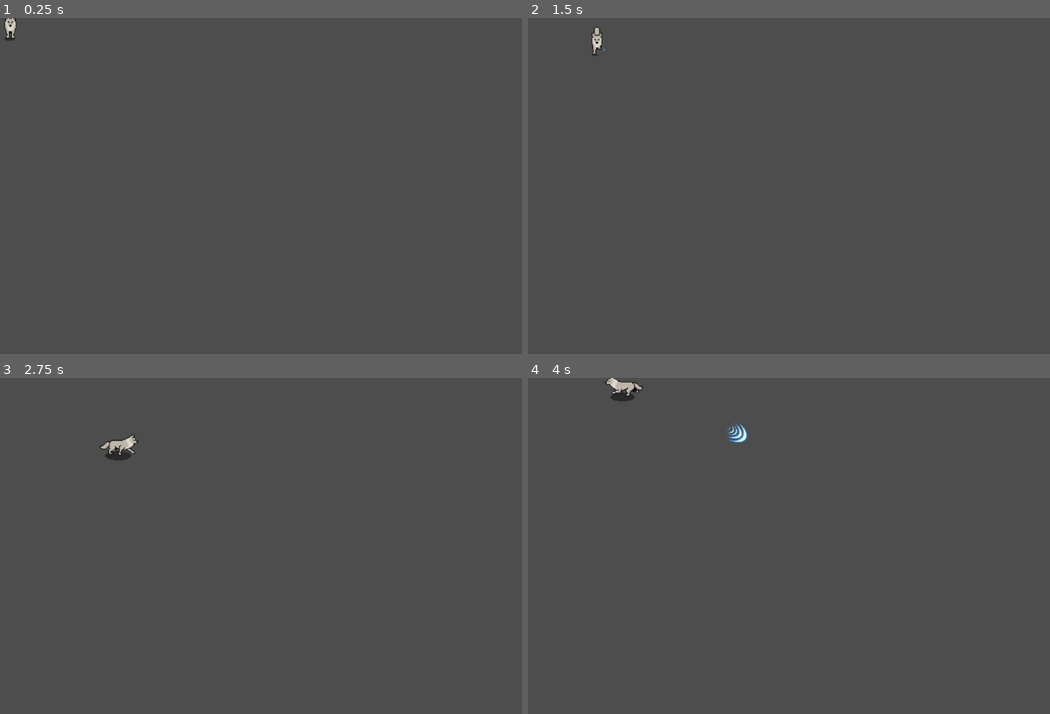
Above: before the commit, frames 1-4 (two rows, left to right).
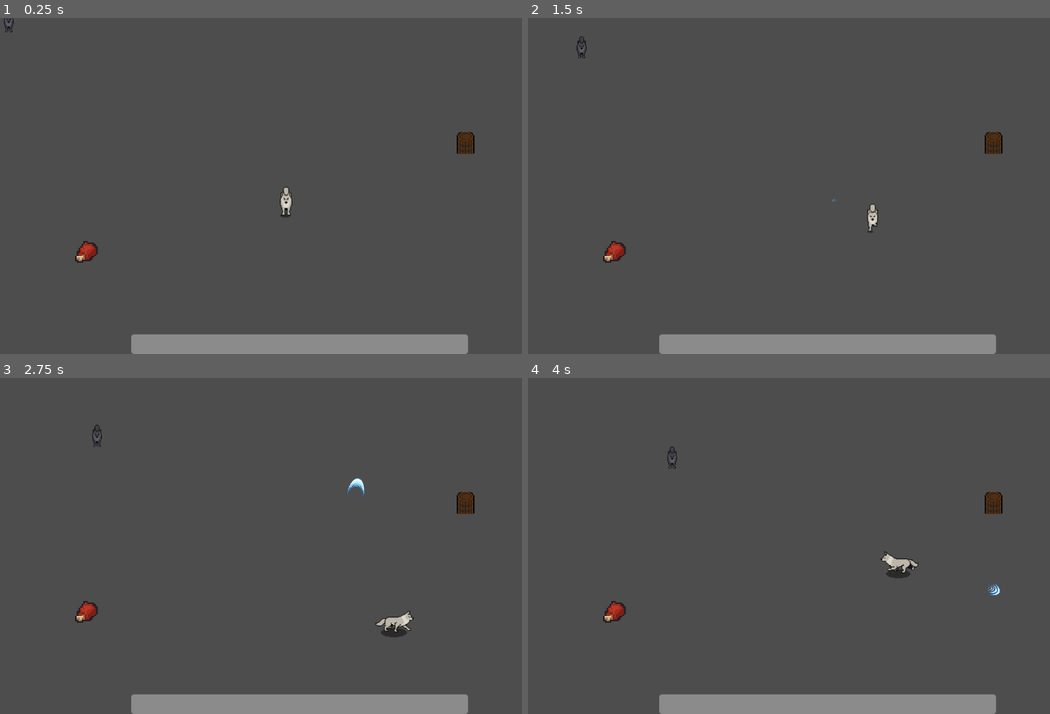
Above: after the commit, the same moments.

Repository: deffeu1/acatalobueno
Game: Godot game, scene res://escenas/main_2.tscn
Two runs of this game, one before a commit and one after it. Both use one fixed random seed, a clock stepped at 60 frames per second and the inputs below. Before the commit the project starts from res://escenas/pj.tscn.
Inputs (mouse positions are in pixels of both pictures, inside the frame that each line leads up to):
- Up to frame 1 (0.25 s): no input
- Up to frame 2 (1.5 s): move the mouse to (961, 169) at 0.52 s; press the mouse at (961, 169) at 0.53 s; hold Right (ui_right) 0.53-1.28 s; move the mouse to (705, 202) at 1.27 s; release the mouse at (705, 202) at 1.28 s; hold Down (ui_down) from 1.28 s (still down); click (705, 202) at 1.35 s
- Up to frame 3 (2.75 s): move the mouse to (360, 472) at 2.02 s; release Down (ui_down) at 2.03 s; press the mouse at (360, 472) at 2.03 s; hold Right (ui_right) from 2.03 s (still down)
- Up to frame 4 (4 s): move the mouse to (799, 613) at 2.77 s; release Right (ui_right) at 2.78 s; release the mouse at (799, 613) at 2.78 s; hold Up (ui_up) 2.78-3.53 s; click (799, 613) at 2.85 s; move the mouse to (1008, 596) at 3.52 s; press the mouse at (1008, 596) at 3.53 s; hold Left (ui_left) from 3.53 s (still down)

The runs differ from the first frame. In frame 1, 4.4% of the frame differs, in the area x 0-91%, y 0-100%; in frame 2, 4.4%; in frame 3, 4.9%; in frame 4, 4.9%, in the area x 14-91%, y 0-100%.

Commit message:
MUCHAS COSAS

Diff:
--- /dev/null
+++ b/cleanhouse/curacion.gd
@@ -0,0 +1,27 @@
+extends Area2D
+
+@export var cantidad_curacion: int = 25
+@export var tiempo_entre_brillos: float = 2.0
+
+@onready var sprite: Sprite2D = $Sprite2D
+
+func _ready() -> void:
+	iniciar_efecto_brillo()
+
+func iniciar_efecto_brillo() -> void:
+	while is_instance_valid(self):
+		await get_tree().create_timer(tiempo_entre_brillos).timeout
+		if not is_instance_valid(self):
+			break
+
+		if sprite:
+			sprite.modulate = Color(2.5, 2.5, 2.5, 1.0)
+			await get_tree().create_timer(0.15).timeout
+			if sprite:
+				sprite.modulate = Color(1.0, 1.0, 1.0, 1.0)
+
+func _on_body_entered(body: Node2D) -> void:
+	if body.is_in_group("jugador") and body.has_method("curar"):
+		var se_curo: bool = body.curar(cantidad_curacion)
+		if se_curo:
+			call_deferred("queue_free")
--- a/cleanhouse/escenas/aullido.tscn
+++ b/cleanhouse/escenas/aullido.tscn
@@ -53,3 +53,5 @@
 
 [node name="CollisionShape2D" type="CollisionShape2D" parent="." unique_id=416315367]
 shape = SubResource("CircleShape2D_tviyq")
+
+[connection signal="body_entered" from="." to="." method="_on_body_entered"]
--- a/cleanhouse/escenas/barrera.tscn
+++ b/cleanhouse/escenas/barrera.tscn
@@ -4,16 +4,17 @@
 [ext_resource type="Texture2D" uid="uid://bnadduldly15s" path="res://assets/barrera/barrera.png" id="2_hqoj4"]
 
 [sub_resource type="RectangleShape2D" id="RectangleShape2D_ir3yb"]
-size = Vector2(20, 24)
+size = Vector2(41, 42)
 
 [node name="barrera" type="StaticBody2D" unique_id=1593909643]
 script = ExtResource("1_wj3wc")
+vida_maxima = 75
 
 [node name="Sprite2D" type="Sprite2D" parent="." unique_id=1998751127]
-position = Vector2(1.1920929e-07, -1.0000001)
-scale = Vector2(0.10158731, 0.095000006)
+position = Vector2(11.000001, 8.0625)
+scale = Vector2(0.17142859, 0.1675)
 texture = ExtResource("2_hqoj4")
 
 [node name="CollisionShape2D" type="CollisionShape2D" parent="." unique_id=918929722]
-position = Vector2(0, -1)
+position = Vector2(10.5, 8)
 shape = SubResource("RectangleShape2D_ir3yb")
--- /dev/null
+++ b/cleanhouse/escenas/curacion.tscn
@@ -0,0 +1,19 @@
+[gd_scene format=3 uid="uid://dvyr2uikwujjf"]
+
+[ext_resource type="Script" uid="uid://dg835sre3clhi" path="res://curacion.gd" id="1_q4fmx"]
+[ext_resource type="Texture2D" uid="uid://bmc52u28jncnh" path="res://assets/curacion/images-Photoroom.png" id="2_3t8kv"]
+
+[sub_resource type="RectangleShape2D" id="RectangleShape2D_kqn4k"]
+size = Vector2(44, 42)
+
+[node name="curacion" type="Area2D" unique_id=65769504]
+script = ExtResource("1_q4fmx")
+
+[node name="Sprite2D" type="Sprite2D" parent="." unique_id=1906286620]
+scale = Vector2(0.14149307, 0.14913194)
+texture = ExtResource("2_3t8kv")
+
+[node name="CollisionShape2D" type="CollisionShape2D" parent="." unique_id=1270423453]
+shape = SubResource("RectangleShape2D_kqn4k")
+
+[connection signal="body_entered" from="." to="." method="_on_body_entered"]
--- /dev/null
+++ b/cleanhouse/escenas/enemigo.tscn
@@ -0,0 +1,33 @@
+[gd_scene format=3 uid="uid://cd7teapksm7ny"]
+
+[ext_resource type="Script" uid="uid://bc1c1x00sboo3" path="res://scripts/enemigo.gd" id="1_uhebs"]
+[ext_resource type="Texture2D" uid="uid://b0b0m5fe7lb4l" path="res://assets/enemigo/00.png" id="2_743j8"]
+
+[sub_resource type="RectangleShape2D" id="RectangleShape2D_uhebs"]
+size = Vector2(33, 43)
+
+[sub_resource type="CircleShape2D" id="CircleShape2D_y7635"]
+radius = 47.0
+
+[node name="Enemigo" type="CharacterBody2D" unique_id=1616759755 groups=["enemigo"]]
+collision_layer = 5
+collision_mask = 0
+script = ExtResource("1_uhebs")
+vida_maxima = 75
+
+[node name="Sprite2D" type="Sprite2D" parent="." unique_id=1169109886]
+position = Vector2(9.536743e-07, -0.99999905)
+scale = Vector2(1.1607144, 1.077381)
+texture = ExtResource("2_743j8")
+
+[node name="CollisionShape2D" type="CollisionShape2D" parent="." unique_id=336743041]
+position = Vector2(0.5, -3.5)
+shape = SubResource("RectangleShape2D_uhebs")
+
+[node name="AreaDano" type="Area2D" parent="." unique_id=1364149899]
+
+[node name="CollisionShape2D" type="CollisionShape2D" parent="AreaDano" unique_id=1533140231]
+shape = SubResource("CircleShape2D_y7635")
+
+[connection signal="body_entered" from="AreaDano" to="." method="_on_area_dano_body_entered"]
+[connection signal="body_exited" from="AreaDano" to="." method="_on_area_dano_body_exited"]
--- /dev/null
+++ b/cleanhouse/escenas/hud.tscn
@@ -0,0 +1,20 @@
+[gd_scene format=3 uid="uid://coumhp8ocnfp6"]
+
+[ext_resource type="Script" uid="uid://cc5tk0xch4qkj" path="res://hud.gd" id="1_m5lxu"]
+
+[node name="HUD" type="CanvasLayer" unique_id=746513399]
+script = ExtResource("1_m5lxu")
+
+[node name="ProgressBar" type="ProgressBar" parent="." unique_id=327391572]
+anchors_preset = 7
+anchor_left = 0.5
+anchor_top = 1.0
+anchor_right = 0.5
+anchor_bottom = 1.0
+offset_left = -324.0
+offset_top = -38.0
+offset_right = 324.0
+grow_horizontal = 2
+grow_vertical = 0
+value = 100.0
+show_percentage = false
--- a/cleanhouse/escenas/main_2.tscn
+++ b/cleanhouse/escenas/main_2.tscn
@@ -1,3 +1,21 @@
 [gd_scene format=3 uid="uid://35seh055ob5n"]
 
+[ext_resource type="PackedScene" uid="uid://c1r7x6oso77yd" path="res://escenas/pj.tscn" id="1_81aac"]
+[ext_resource type="Script" uid="uid://cctr4jhjc5qcy" path="res://scripts/main_2.gd" id="1_dmwvj"]
+[ext_resource type="PackedScene" uid="uid://c85bso06cfe1h" path="res://escenas/barrera.tscn" id="2_87u2l"]
+[ext_resource type="PackedScene" uid="uid://cd7teapksm7ny" path="res://escenas/enemigo.tscn" id="3_x04u2"]
+[ext_resource type="PackedScene" uid="uid://dvyr2uikwujjf" path="res://escenas/curacion.tscn" id="4_s08u1"]
+
 [node name="main2" type="Node2D" unique_id=422268444]
+script = ExtResource("1_dmwvj")
+
+[node name="pj" parent="." unique_id=307298916 instance=ExtResource("1_81aac")]
+position = Vector2(530, 341)
+
+[node name="barrera" parent="." unique_id=1593909643 instance=ExtResource("2_87u2l")]
+position = Vector2(884, 233)
+
+[node name="Enemigo" parent="." unique_id=1616759755 instance=ExtResource("3_x04u2")]
+
+[node name="curacion" parent="." unique_id=65769504 instance=ExtResource("4_s08u1")]
+position = Vector2(166, 451)
--- /dev/null
+++ b/cleanhouse/escenas/perdiste.tscn
@@ -0,0 +1,44 @@
+[gd_scene format=3 uid="uid://ky6d1n65st4h"]
+
+[ext_resource type="Script" uid="uid://dja7isu8w21tu" path="res://scripts/perdiste.gd" id="1_3ajrt"]
+
+[node name="perdiste" type="Control" unique_id=1430130397]
+layout_mode = 3
+anchors_preset = 15
+anchor_right = 1.0
+anchor_bottom = 1.0
+grow_horizontal = 2
+grow_vertical = 2
+script = ExtResource("1_3ajrt")
+
+[node name="Label" type="Label" parent="." unique_id=556894010]
+layout_mode = 1
+anchors_preset = -1
+anchor_left = 0.39900002
+anchor_top = 0.48200002
+anchor_right = 0.601
+anchor_bottom = 0.518
+offset_left = 0.35198975
+offset_top = 0.16397095
+offset_right = -0.35198975
+offset_bottom = -0.16400146
+grow_horizontal = 2
+grow_vertical = 2
+text = "PERDISTE, SEGUI INTENTANDO"
+
+[node name="BotonReintentar" type="Button" parent="." unique_id=790122453]
+layout_mode = 1
+anchors_preset = -1
+anchor_left = 0.45100003
+anchor_top = 0.56600004
+anchor_right = 0.54200006
+anchor_bottom = 0.614
+offset_left = -0.552063
+offset_top = 0.23196411
+offset_right = -0.3840332
+offset_bottom = 0.12799072
+grow_horizontal = 2
+grow_vertical = 0
+text = "REINTENTAR"
+
+[connection signal="pressed" from="BotonReintentar" to="." method="_on_boton_reintentar_pressed"]
--- a/cleanhouse/escenas/pj.tscn
+++ b/cleanhouse/escenas/pj.tscn
@@ -58,6 +58,7 @@
 [ext_resource type="Texture2D" uid="uid://bven84nu07tj1" path="res://assets/pj/walk_sur/03.png" id="55_g85gs"]
 [ext_resource type="Texture2D" uid="uid://cswb3sq2l0l5n" path="res://assets/pj/walk_sur/04.png" id="56_07acj"]
 [ext_resource type="Texture2D" uid="uid://6h6o6dlmtpve" path="res://assets/pj/walk_sur/05.png" id="57_8kjph"]
+[ext_resource type="PackedScene" uid="uid://coumhp8ocnfp6" path="res://escenas/hud.tscn" id="59_fol33"]
 
 [sub_resource type="SpriteFrames" id="SpriteFrames_cy4mh"]
 animations = [{
@@ -273,7 +274,7 @@
 [sub_resource type="RectangleShape2D" id="RectangleShape2D_gpuhx"]
 size = Vector2(49, 44.5)
 
-[node name="pj" type="CharacterBody2D" unique_id=307298916]
+[node name="pj" type="CharacterBody2D" unique_id=307298916 groups=["jugador"]]
 script = ExtResource("1_dkvj2")
 escena_aullido = ExtResource("2_0mn4i")
 
@@ -285,3 +286,5 @@
 
 [node name="CollisionShape2D" type="CollisionShape2D" parent="." unique_id=264637291]
 shape = SubResource("RectangleShape2D_gpuhx")
+
+[node name="HUD" parent="." unique_id=746513399 instance=ExtResource("59_fol33")]
--- /dev/null
+++ b/cleanhouse/escenas/win.tscn
@@ -0,0 +1,60 @@
+[gd_scene format=3 uid="uid://b2gq1ubt3574"]
+
+[ext_resource type="Script" uid="uid://di04knlxto7lx" path="res://scripts/win.gd" id="1_6ekve"]
+
+[sub_resource type="SystemFont" id="SystemFont_1qgxs"]
+
+[sub_resource type="LabelSettings" id="LabelSettings_6ekve"]
+font = SubResource("SystemFont_1qgxs")
+font_size = 22
+
+[node name="Win" type="Control" unique_id=473029466]
+layout_mode = 3
+anchors_preset = 15
+anchor_right = 1.0
+anchor_bottom = 1.0
+grow_horizontal = 2
+grow_vertical = 2
+script = ExtResource("1_6ekve")
+
+[node name="ColorRect" type="ColorRect" parent="." unique_id=1961351598]
+layout_mode = 1
+anchors_preset = 15
+anchor_right = 1.0
+anchor_bottom = 1.0
+grow_horizontal = 2
+grow_vertical = 2
+color = Color(0.2290788, 0.58720815, 0.34220454, 1)
+
+[node name="Label" type="Label" parent="." unique_id=982943432]
+layout_mode = 1
+anchors_preset = 5
+anchor_left = 0.5
+anchor_right = 0.5
+offset_left = -87.5
+offset_right = 87.5
+offset_bottom = 23.0
+grow_horizontal = 2
+text = "ganaste sos muy crack"
+label_settings = SubResource("LabelSettings_6ekve")
+
+[node name="VBoxContainer" type="VBoxContainer" parent="." unique_id=288623907]
+layout_mode = 1
+anchors_preset = 8
+anchor_left = 0.5
+anchor_top = 0.5
+anchor_right = 0.5
+anchor_bottom = 0.5
+grow_horizontal = 2
+grow_vertical = 2
+
+[node name="BotonReiniciar" type="Button" parent="VBoxContainer" unique_id=1058237115]
+layout_mode = 2
+text = "REINICIAR"
+
+[node name="BotonSalir" type="Button" parent="VBoxContainer" unique_id=144682971]
+layout_mode = 2
+text = "TE PODES IR LIBRE"
+
+[connection signal="pressed" from="VBoxContainer/BotonReiniciar" to="." method="_on_boton_reiniciar_pressed"]
+[connection signal="pressed" from="VBoxContainer/BotonSalir" to="." method="_on_boton_salir_pressed"]
--- /dev/null
+++ b/cleanhouse/hud.gd
@@ -0,0 +1,8 @@
+extends CanvasLayer
+
+@onready var barra_vida: ProgressBar = $ProgressBar
+
+func actualizar_vida(vida_actual: int, vida_maxima: int) -> void:
+	if barra_vida:
+		barra_vida.max_value = vida_maxima
+		barra_vida.value = vida_actual
--- a/cleanhouse/project.godot
+++ b/cleanhouse/project.godot
@@ -11,7 +11,7 @@
 [application]
 
 config/name="cleanhouse"
-run/main_scene="uid://c1r7x6oso77yd"
+run/main_scene="uid://35seh055ob5n"
 config/features=PackedStringArray("4.6", "Forward Plus")
 config/icon="res://icon.svg"
 
--- a/cleanhouse/scripts/aullido.gd
+++ b/cleanhouse/scripts/aullido.gd
@@ -2,23 +2,21 @@
 
 @export var velocidad: float = 350.0
 @export var dano: int = 25
-@export var alcance_tiempo: float = 0.5 # Tiempo que dura la onda antes de disiparse
+@export var alcance_tiempo: float = 0.8
 
 func _ready() -> void:
-	# El aullido desaparece automáticamente después de un tiempo si no choca con nada
 	var timer = get_tree().create_timer(alcance_tiempo)
 	timer.timeout.connect(func(): call_deferred("queue_free"))
 
 func _process(delta: float) -> void:
-	# La onda de sonido avanza hacia adelante
 	position += transform.x * velocidad * delta
 
-	# Opcional: Hacer que la onda de sonido crezca un poco a medida que viaja
-	scale += Vector2(delta * 1.5, delta * 1.5)
+func _on_body_entered(body: Node2D) -> void:
+	if body.is_in_group("jugador"):
+		return
 
-func _on_body_entered(body: Node2D) -> void:
-	# Daña a cualquier objeto destruible (barrera, enemigo, etc.)
 	if body.has_method("recibir_dano"):
 		body.recibir_dano(dano)
-		# Nota: Podés decidir si el aullido atraviesa barreras o se destruye al chocar
 		call_deferred("queue_free")
+	elif body is TileMapLayer or body is StaticBody2D:
+		call_deferred("queue_free")
--- a/cleanhouse/scripts/barrera.gd
+++ b/cleanhouse/scripts/barrera.gd
@@ -9,11 +9,8 @@
 func recibir_dano(cantidad: int) -> void:
 	vida_actual -= cantidad
 
-	# Efecto visual rápido: se pone rojiza momentáneamente al recibir impacto
 	modulate = Color(1, 0.4, 0.4)
 	var timer = get_tree().create_timer(0.1)
 	timer.timeout.connect(func(): modulate = Color(1, 1, 1))
-
 	if vida_actual <= 0:
-
 		call_deferred("queue_free")
--- /dev/null
+++ b/cleanhouse/scripts/enemigo.gd
@@ -0,0 +1,56 @@
+extends CharacterBody2D
+
+@export var velocidad: float = 80.0
+@export var vida_maxima: int = 50
+@export var dano_ataque: int = 20
+@export var tiempo_entre_ataques: float = 1.0
+
+var vida_actual: int
+var jugador: CharacterBody2D = null
+var jugador_en_rango: CharacterBody2D = null
+var puede_atacar: bool = true
+
+func _ready() -> void:
+	vida_actual = vida_maxima
+	var jugadores = get_tree().get_nodes_in_group("jugador")
+	if jugadores.size() > 0:
+		jugador = jugadores[0]
+
+func _physics_process(_delta: float) -> void:
+	if jugador and is_instance_valid(jugador):
+		var distancia = global_position.distance_to(jugador.global_position)
+		if distancia > 16.0:
+			var direccion = (jugador.global_position - global_position).normalized()
+			velocity = direccion * velocidad
+			move_and_slide()
+		else:
+			velocity = Vector2.ZERO
+
+	if jugador_en_rango and puede_atacar:
+		ejecutar_ataque()
+
+func ejecutar_ataque() -> void:
+	if jugador_en_rango and jugador_en_rango.has_method("recibir_dano"):
+		jugador_en_rango.recibir_dano(dano_ataque)
+		puede_atacar = false
+
+		var timer = get_tree().create_timer(tiempo_entre_ataques)
+		timer.timeout.connect(func(): puede_atacar = true)
+
+func recibir_dano(cantidad: int) -> void:
+	vida_actual -= cantidad
+
+	modulate = Color(1, 0.2, 0.2)
+	var timer = get_tree().create_timer(0.1)
+	timer.timeout.connect(func(): modulate = Color(1, 1, 1))
+
+	if vida_actual <= 0:
+		call_deferred("queue_free")
+
+func _on_area_dano_body_entered(body: Node2D) -> void:
+	if body.is_in_group("jugador"):
+		jugador_en_rango = body
+
+func _on_area_dano_body_exited(body: Node2D) -> void:
+	if body == jugador_en_rango:
+		jugador_en_rango = null
--- /dev/null
+++ b/cleanhouse/scripts/main_2.gd
@@ -0,0 +1,7 @@
+extends Node2D
+
+func _process(_delta: float) -> void:
+	var enemigos = get_tree().get_nodes_in_group("enemigo")
+
+	if enemigos.size() == 0:
+		get_tree().call_deferred("change_scene_to_file", "res://escenas/win.tscn")
--- /dev/null
+++ b/cleanhouse/scripts/perdiste.gd
@@ -0,0 +1,4 @@
+extends Control
+
+func _on_boton_reintentar_pressed() -> void:
+	get_tree().change_scene_to_file("res://escenas/main_2.tscn")#cambiar por el main normañ despues
--- a/cleanhouse/scripts/pj.gd
+++ b/cleanhouse/scripts/pj.gd
@@ -1,20 +1,19 @@
 extends CharacterBody2D
 
 @export var velocidad: float = 150.0
-@export var vida_maxima: int = 100
+@export var vida_maxima: int = 150
 var vida_actual: int
 var ultima_direccion: String = "sur"
 
 @onready var colision: CollisionShape2D = $CollisionShape2D
 @onready var anim: AnimatedSprite2D = $AnimatedSprite2D
-@onready var barra_vida: ProgressBar = $ProgressBar
+@onready var hud: CanvasLayer = $HUD
 @export var escena_aullido: PackedScene
 
 func _ready() -> void:
 	vida_actual = vida_maxima
-	if barra_vida:
-		barra_vida.max_value = vida_maxima
-		barra_vida.value = vida_actual
+	if hud:
+		hud.actualizar_vida(vida_actual, vida_maxima)
 
 func _physics_process(_delta: float) -> void:
 	var direccion = Input.get_vector("ui_left", "ui_right", "ui_up", "ui_down")
@@ -29,11 +28,11 @@
 			if dir.x > 0:
 				anim.play("walk_este")
 				ultima_direccion = "este"
-				ajustar_colision_perfil()
+				ajustar_colision_perfil(true)
 			else:
 				anim.play("walk_oeste")
 				ultima_direccion = "oeste"
-				ajustar_colision_perfil()
+				ajustar_colision_perfil(false)
 		else:
 			if dir.y > 0:
 				anim.play("walk_sur")
@@ -47,27 +46,34 @@
 		match ultima_direccion:
 			"este":
 				anim.play("idle_este")
+				ajustar_colision_perfil(true)
 			"oeste":
 				anim.play("idle_oeste")
+				ajustar_colision_perfil(false)
 			"norte":
 				anim.play("idle_norte")
+				ajustar_colision_frente()
 			"sur":
 				anim.play("idle_sur")
+				ajustar_colision_frente()
 
-func ajustar_colision_perfil() -> void:
-	if colision.shape is RectangleShape2D or colision.shape is CapsuleShape2D:
-		colision.shape.size = Vector2(62, 45) # Ancho: 32px, Alto: 25px
-		colision.position = Vector2(10, 20)
+func ajustar_colision_perfil(mirando_este: bool) -> void:
+	if colision and (colision.shape is RectangleShape2D or colision.shape is CapsuleShape2D):
+		colision.shape.size = Vector2(62, 45)
+		if mirando_este:
+			colision.position = Vector2(15, 20)
+		else:
+			colision.position = Vector2(23, 20)
 
 func ajustar_colision_frente() -> void:
-	if colision.shape is RectangleShape2D or colision.shape is CapsuleShape2D:
-		colision.shape.size = Vector2(18, 50) # Ancho: 18px, Alto: 26px
+	if colision and (colision.shape is RectangleShape2D or colision.shape is CapsuleShape2D):
+		colision.shape.size = Vector2(18, 50)
 		colision.position = Vector2(20, 20)
 
 func recibir_dano(cantidad: int) -> void:
 	vida_actual -= cantidad
-	if barra_vida:
-		barra_vida.value = vida_actual
+	if hud:
+		hud.actualizar_vida(vida_actual, vida_maxima)
 
 	if vida_actual <= 0:
 		get_tree().call_deferred("change_scene_to_file", "res://escenas/perdiste.tscn")
@@ -77,12 +83,12 @@
 		return false
 
 	vida_actual = min(vida_actual + cantidad, vida_maxima)
-	if barra_vida:
-		barra_vida.value = vida_actual
+	if hud:
+		hud.actualizar_vida(vida_actual, vida_maxima)
 	return true
 
 func _unhandled_input(event: InputEvent) -> void:
-	if event.is_action_pressed("disparar"): # Configurado en Ajustes del Proyecto -> Mapa de Entradas
+	if event.is_action_pressed("disparar"):
 		aullar()
 
 func aullar() -> void:
@@ -90,9 +96,7 @@
 		var nuevo_aullido = escena_aullido.instantiate()
 		nuevo_aullido.global_position = global_position
 
-		# Apuntamos el aullido hacia la posición del mouse
 		var direccion_mouse = (get_global_mouse_position() - global_position).angle()
 		nuevo_aullido.rotation = direccion_mouse
 
-		# Agregamos la onda al nivel principal
 		get_parent().add_child(nuevo_aullido)
--- /dev/null
+++ b/cleanhouse/scripts/win.gd
@@ -0,0 +1,7 @@
+extends Control
+
+func _on_boton_reiniciar_pressed() -> void:
+	get_tree().change_scene_to_file("res://escenas/main_2.tscn") #CAMBIAR A MAIN
+
+func _on_boton_salir_pressed() -> void:
+	get_tree().quit()
Binary file added: cleanhouse/assets/curacion/images-Photoroom.png
Not shown, added: cleanhouse/assets/curacion/images-Photoroom.png.import
Binary file added: cleanhouse/assets/enemigo/00.png
Not shown, added: cleanhouse/assets/enemigo/00.png.import
Not shown, added: cleanhouse/curacion.gd.uid
Not shown, added: cleanhouse/hud.gd.uid
Not shown, added: cleanhouse/scripts/enemigo.gd.uid
Not shown, added: cleanhouse/scripts/main_2.gd.uid
Not shown, added: cleanhouse/scripts/perdiste.gd.uid
Not shown, added: cleanhouse/scripts/win.gd.uid
Not shown, added: cleanhouse/escenas/main_2.tscn13182588257.tmp
